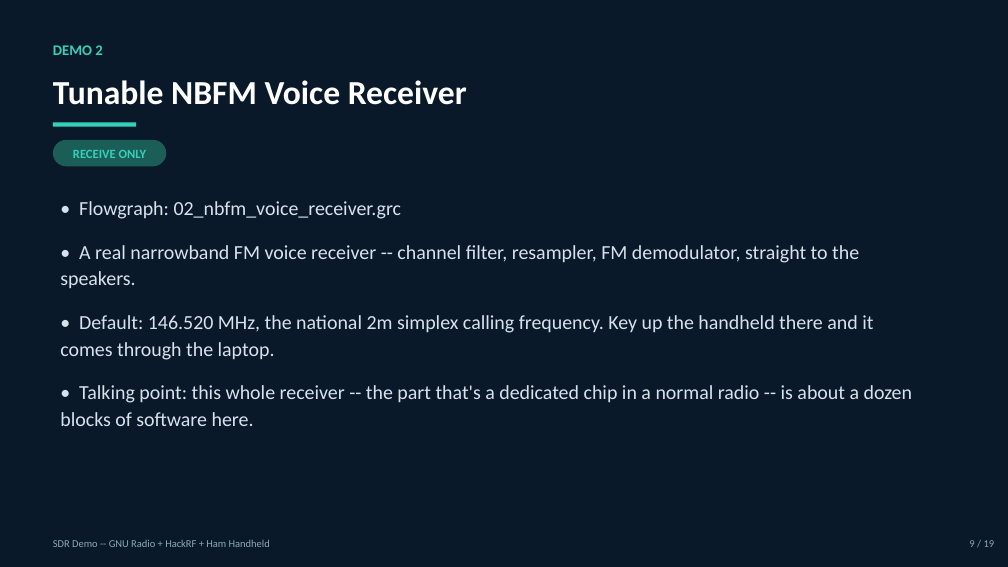
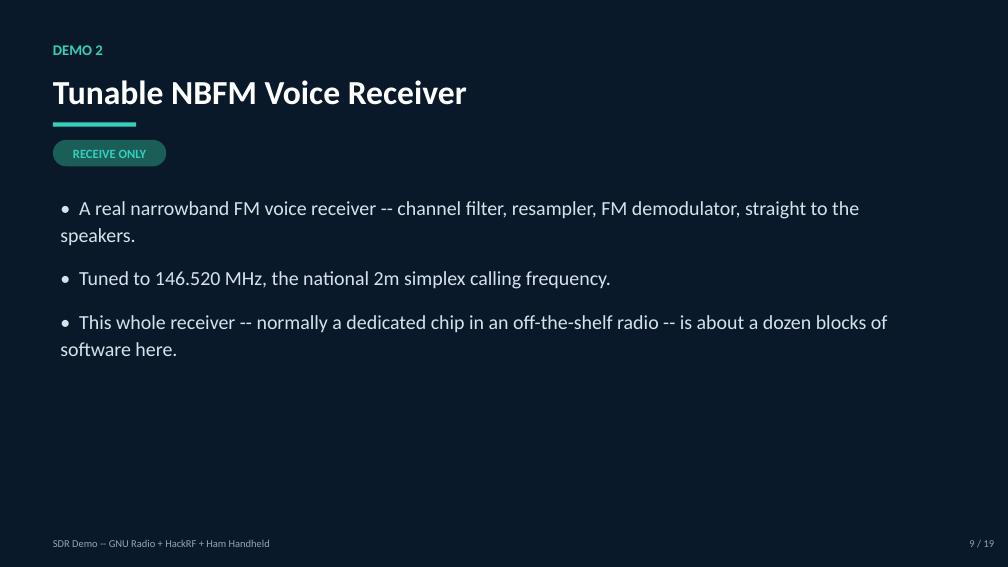
Before and after one commit to W5TSU/SDR-Demo, a slide deck: slide 10 of slides/SDR_Demo.pptx. Drawn at 1008x567 pixels with LibreOffice and Linux fonts; fonts in the diff are those of the drawing. Boxes give left, top, right and bottom in pixels: in the first picture for what was removed or moved away, otherwise in the second. Text is boxed around its words. In the diff, an @@ line names an element or a change of style, - is before the commit and + after.

```diff
--- a/slides/SDR_Demo.pptx
+++ b/slides/SDR_Demo.pptx
@@ text at bbox=[79, 201, 402, 219]: paragraph removed @@
-• Flowgraph: 02_nbfm_voice_receiver.grc
@@ text at bbox=[60, 271, 888, 356]: text changed @@
-• Default: 146.520 MHz, the national 2m simplex calling frequency. Key up the handheld there and it comes through the laptop.
-• Talking point: this whole receiver -- the part that's a dedicated chip in a normal radio -- is about a dozen blocks of software here.
+• Tuned to 146.520 MHz, the national 2m simplex calling frequency.
+• This whole receiver -- normally a dedicated chip in an off-the-shelf radio -- is about a dozen blocks of software here.
```
Also in this commit, not shown: 5 other slides changed, 1 other file.
